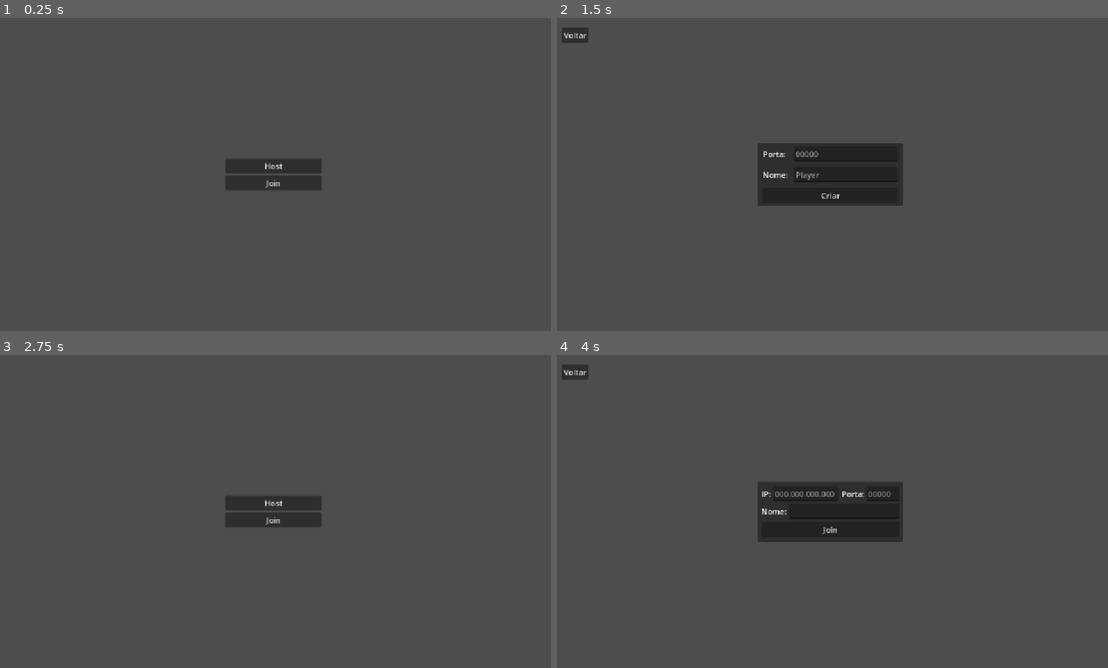
Above: before the commit, frames 1-4 (two rows, left to right).
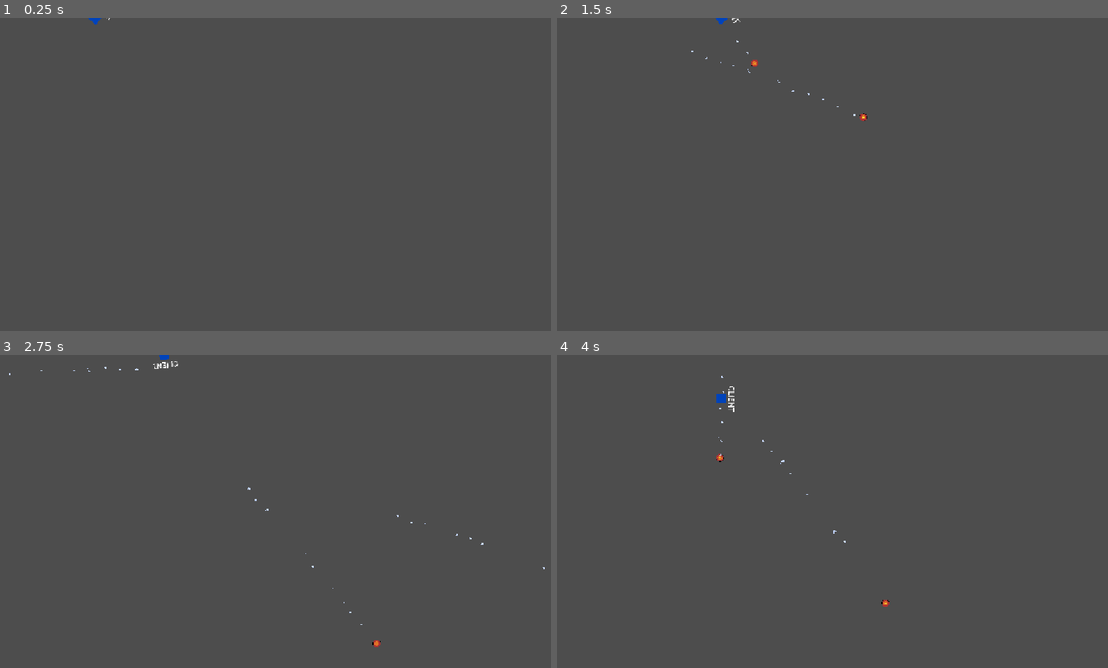
Above: after the commit, the same moments.

Repository: Pedr0P4/magikast
Game: Godot game, scene res://scenes/UI/menu.tscn
The game is run twice, just before and just after one commit, with the same random seed, the same clock (stepped at 60 frames per second) and the same inputs.
Inputs (mouse positions are in pixels of both pictures, inside the frame that each line leads up to):
- Up to frame 1 (0.25 s): no input
- Up to frame 2 (1.5 s): tap Enter at 0.5 s; move the mouse to (953, 158) at 0.52 s; press the mouse at (953, 158) at 0.53 s; hold D (move_right) 0.53-1.25 s; release the mouse at (953, 158) at 1.25 s; click (832, 165) at 1.25 s, where only the run before the commit has a clickable "Host"
- Up to frame 3 (2.75 s): click (16, 370) at 2 s, where only the run before the commit has a clickable "Voltar"
- Up to frame 4 (4 s): click (832, 520) at 2.75 s, where only the run before the commit has a clickable "Join"; tap Space at 3.5 s; move the mouse to (716, 527) at 3.52 s; hold S (move_down) from 3.53 s (still down); click (716, 527) at 3.6 s

The runs differ from the first frame. In frame 1, 1.6% of the frame differs, in the area x 16-59%, y 0-55%; in frame 2, 5.4%, in the area x 0-63%, y 0-60%; in frame 3, 1.7%; in frame 4, 5.2%.

Commit message:
:construction: feat(game): Início da configuração dos poderes

Diff:
--- a/project.godot
+++ b/project.godot
@@ -58,6 +58,7 @@
 
 [rendering]
 
+textures/canvas_textures/default_texture_filter=0
 rendering_device/driver.windows="d3d12"
 renderer/rendering_method="gl_compatibility"
 renderer/rendering_method.mobile="gl_compatibility"
--- /dev/null
+++ b/resources/electric_bolt.tres
@@ -0,0 +1,11 @@
+[gd_resource type="Resource" script_class="PowerData" format=3 uid="uid://iaij3awe4uu8"]
+
+[ext_resource type="Script" uid="uid://cgcgtt47fj444" path="res://scripts/power_data.gd" id="1_bh3tr"]
+
+[resource]
+script = ExtResource("1_bh3tr")
+power_name = "Electric Bolt"
+eficiency = 5
+speed = 750.0
+is_attack = true
+metadata/_custom_type_script = "uid://cgcgtt47fj444"
--- /dev/null
+++ b/resources/fireball.tres
@@ -0,0 +1,12 @@
+[gd_resource type="Resource" script_class="PowerData" format=3 uid="uid://ej4bw11g12ns"]
+
+[ext_resource type="Script" uid="uid://cgcgtt47fj444" path="res://scripts/power_data.gd" id="1_6daih"]
+[ext_resource type="PackedScene" uid="uid://jq01yje4duyx" path="res://scenes/powers/fireball.tscn" id="1_scene"]
+
+[resource]
+script = ExtResource("1_6daih")
+power_name = "Fireball"
+eficiency = 10
+scene = ExtResource("1_scene")
+is_attack = true
+metadata/_custom_type_script = "uid://cgcgtt47fj444"
--- /dev/null
+++ b/resources/ice_wall.tres
@@ -0,0 +1,11 @@
+[gd_resource type="Resource" script_class="PowerData" format=3 uid="uid://dr1jxh5lm3vm3"]
+
+[ext_resource type="Script" uid="uid://cgcgtt47fj444" path="res://scripts/power_data.gd" id="1_dlwem"]
+
+[resource]
+script = ExtResource("1_dlwem")
+power_name = "Ice Wall"
+speed = 0.0
+cooldown = 15.0
+duration = 7.0
+metadata/_custom_type_script = "uid://cgcgtt47fj444"
--- /dev/null
+++ b/resources/wind_shield.tres
@@ -0,0 +1,11 @@
+[gd_resource type="Resource" script_class="PowerData" format=3 uid="uid://bkd6a1hurama0"]
+
+[ext_resource type="Script" uid="uid://cgcgtt47fj444" path="res://scripts/power_data.gd" id="1_s721v"]
+
+[resource]
+script = ExtResource("1_s721v")
+power_name = "Wind Shield"
+eficiency = 25
+speed = 0.0
+cooldown = 12.0
+metadata/_custom_type_script = "uid://cgcgtt47fj444"
--- /dev/null
+++ b/scenes/base_power.tscn
@@ -0,0 +1,21 @@
+[gd_scene format=3 uid="uid://dl5ki1uj5t6fu"]
+
+[ext_resource type="Script" uid="uid://c6mq0jn56h54o" path="res://scripts/base_power.gd" id="1_f42i3"]
+
+[sub_resource type="SceneReplicationConfig" id="SceneReplicationConfig_wt6h8"]
+properties/0/path = NodePath(".:position")
+properties/0/spawn = true
+properties/0/replication_mode = 1
+properties/1/path = NodePath(".:rotation")
+properties/1/spawn = true
+properties/1/replication_mode = 1
+
+[node name="BasePower" type="Area2D" unique_id=2017187276]
+script = ExtResource("1_f42i3")
+
+[node name="MultiplayerSynchronizer" type="MultiplayerSynchronizer" parent="." unique_id=1894445718]
+replication_config = SubResource("SceneReplicationConfig_wt6h8")
+
+[node name="Sprite" type="Sprite2D" parent="." unique_id=1099656921]
+
+[connection signal="body_entered" from="." to="." method="_on_body_entered"]
--- a/scenes/game.tscn
+++ b/scenes/game.tscn
@@ -9,7 +9,7 @@
 spawn_path = NodePath("../Players")
 
 [node name="ProjectileSpawner" type="MultiplayerSpawner" parent="." unique_id=2144715491]
-_spawnable_scenes = PackedStringArray("uid://dl5ki1uj5t6fu")
+_spawnable_scenes = PackedStringArray("uid://jq01yje4duyx", "uid://rbkscee5m0pb", "uid://b2ihlide2ven1", "uid://ddktq0ttdf3hr")
 spawn_path = NodePath("../Projectiles")
 
 [node name="Players" type="Node" parent="." unique_id=1250875405]
--- a/scenes/player.tscn
+++ b/scenes/player.tscn
@@ -41,3 +41,16 @@
 [node name="CooldownTest" type="Timer" parent="." unique_id=31207091]
 wait_time = 0.5
 one_shot = true
+
+[node name="Name" type="Label" parent="." unique_id=968796939]
+anchors_preset = 8
+anchor_left = 0.5
+anchor_top = 0.5
+anchor_right = 0.5
+anchor_bottom = 0.5
+offset_left = -20.0
+offset_top = -33.0
+offset_right = 20.0
+offset_bottom = -10.0
+grow_horizontal = 2
+grow_vertical = 2
--- /dev/null
+++ b/scenes/powers/electric_bolt.tscn
@@ -0,0 +1,65 @@
+[gd_scene format=3 uid="uid://rbkscee5m0pb"]
+
+[ext_resource type="PackedScene" uid="uid://dl5ki1uj5t6fu" path="res://scenes/base_power.tscn" id="1_24tux"]
+[ext_resource type="Script" uid="uid://cfrvl3oxhlhve" path="res://scripts/powers/electric_bolt.gd" id="2_5p6o4"]
+[ext_resource type="Texture2D" uid="uid://ddb6jyc7y6886" path="res://assets/electric_bolt.png" id="2_uulv5"]
+[ext_resource type="Texture2D" uid="uid://dhvdfgfbml2fb" path="res://assets/electric_bolt_explosion.png" id="3_uulv5"]
+[ext_resource type="Resource" uid="uid://iaij3awe4uu8" path="res://resources/electric_bolt.tres" id="3_data"]
+
+[sub_resource type="RectangleShape2D" id="RectangleShape2D_nj6qa"]
+size = Vector2(6, 10)
+
+[sub_resource type="AtlasTexture" id="AtlasTexture_5p6o4"]
+atlas = ExtResource("3_uulv5")
+region = Rect2(0, 0, 16, 16)
+
+[sub_resource type="AtlasTexture" id="AtlasTexture_blod8"]
+atlas = ExtResource("3_uulv5")
+region = Rect2(16, 0, 16, 16)
+
+[sub_resource type="AtlasTexture" id="AtlasTexture_50arp"]
+atlas = ExtResource("3_uulv5")
+region = Rect2(32, 0, 16, 16)
+
+[sub_resource type="AtlasTexture" id="AtlasTexture_tyu7a"]
+atlas = ExtResource("3_uulv5")
+region = Rect2(48, 0, 16, 16)
+
+[sub_resource type="SpriteFrames" id="SpriteFrames_nj6qa"]
+animations = [{
+"frames": [{
+"duration": 1.0,
+"texture": SubResource("AtlasTexture_5p6o4")
+}, {
+"duration": 1.0,
+"texture": SubResource("AtlasTexture_blod8")
+}, {
+"duration": 1.0,
+"texture": SubResource("AtlasTexture_50arp")
+}, {
+"duration": 1.0,
+"texture": SubResource("AtlasTexture_tyu7a")
+}],
+"loop": 1,
+"name": &"default",
+"speed": 15.0
+}]
+
+[node name="ElectricBolt" unique_id=2017187276 instance=ExtResource("1_24tux")]
+script = ExtResource("2_5p6o4")
+data = ExtResource("3_data")
+
+[node name="Sprite" type="Sprite2D" parent="." index="1" unique_id=1434315696]
+texture_filter = 1
+scale = Vector2(0.5, 0.5)
+texture = ExtResource("2_uulv5")
+
+[node name="Collision" type="CollisionShape2D" parent="." index="2" unique_id=1053474246]
+shape = SubResource("RectangleShape2D_nj6qa")
+
+[node name="Explosion" type="AnimatedSprite2D" parent="." index="3" unique_id=448674219]
+visible = false
+texture_filter = 1
+scale = Vector2(0.5, 0.5)
+sprite_frames = SubResource("SpriteFrames_nj6qa")
+frame_progress = 0.53550345
--- /dev/null
+++ b/scenes/powers/fireball.tscn
@@ -0,0 +1,98 @@
+[gd_scene format=3 uid="uid://jq01yje4duyx"]
+
+[ext_resource type="PackedScene" uid="uid://dl5ki1uj5t6fu" path="res://scenes/base_power.tscn" id="1_p157e"]
+[ext_resource type="Script" uid="uid://b88sa1745x371" path="res://scripts/powers/fireball.gd" id="2_p608r"]
+[ext_resource type="Texture2D" uid="uid://cvspyr4numclp" path="res://assets/fireball.png" id="2_vovsa"]
+[ext_resource type="Texture2D" uid="uid://c16lam64owknr" path="res://assets/fireball_explosion.png" id="3_0sd4l"]
+[ext_resource type="Texture2D" uid="uid://dtm6eb2icpdrb" path="res://assets/smoke1.png" id="5_flgpd"]
+[ext_resource type="Texture2D" uid="uid://bddet36uxow17" path="res://assets/smoke2.png" id="6_07eew"]
+
+[sub_resource type="AtlasTexture" id="AtlasTexture_p608r"]
+atlas = ExtResource("3_0sd4l")
+region = Rect2(0, 0, 32, 32)
+
+[sub_resource type="AtlasTexture" id="AtlasTexture_5ebgb"]
+atlas = ExtResource("3_0sd4l")
+region = Rect2(32, 0, 32, 32)
+
+[sub_resource type="AtlasTexture" id="AtlasTexture_flgpd"]
+atlas = ExtResource("3_0sd4l")
+region = Rect2(64, 0, 32, 32)
+
+[sub_resource type="AtlasTexture" id="AtlasTexture_07eew"]
+atlas = ExtResource("3_0sd4l")
+region = Rect2(96, 0, 32, 32)
+
+[sub_resource type="AtlasTexture" id="AtlasTexture_lde2p"]
+atlas = ExtResource("3_0sd4l")
+region = Rect2(128, 0, 32, 32)
+
+[sub_resource type="SpriteFrames" id="SpriteFrames_nj6qa"]
+animations = [{
+"frames": [{
+"duration": 1.0,
+"texture": SubResource("AtlasTexture_p608r")
+}, {
+"duration": 1.0,
+"texture": SubResource("AtlasTexture_5ebgb")
+}, {
+"duration": 1.0,
+"texture": SubResource("AtlasTexture_flgpd")
+}, {
+"duration": 1.0,
+"texture": SubResource("AtlasTexture_07eew")
+}, {
+"duration": 1.0,
+"texture": SubResource("AtlasTexture_lde2p")
+}],
+"loop": 0,
+"name": &"default",
+"speed": 15.0
+}]
+
+[sub_resource type="CircleShape2D" id="CircleShape2D_nj6qa"]
+radius = 8.0
+
+[sub_resource type="ParticleProcessMaterial" id="ParticleProcessMaterial_lde2p"]
+particle_flag_disable_z = true
+emission_shape = 1
+emission_sphere_radius = 7.54
+gravity = Vector3(0, 98, 0)
+scale_min = 0.19999999
+scale_max = 0.39999998
+
+[sub_resource type="ParticleProcessMaterial" id="ParticleProcessMaterial_nj6qa"]
+particle_flag_disable_z = true
+emission_shape = 1
+emission_sphere_radius = 7.54
+gravity = Vector3(0, 98, 0)
+scale_min = 0.29999998
+scale_max = 0.5
+
+[node name="Fireball" unique_id=2017187276 node_paths=PackedStringArray("explosion_animation") instance=ExtResource("1_p157e")]
+script = ExtResource("2_p608r")
+explosion_animation = NodePath("Explosion")
+
+[node name="Sprite" parent="." index="1" unique_id=1099656921]
+scale = Vector2(0.5, 0.5)
+texture = ExtResource("2_vovsa")
+
+[node name="Explosion" type="AnimatedSprite2D" parent="." index="2" unique_id=966411553]
+visible = false
+sprite_frames = SubResource("SpriteFrames_nj6qa")
+frame_progress = 0.9706793
+
+[node name="Collision" type="CollisionShape2D" parent="." index="3" unique_id=260862558]
+shape = SubResource("CircleShape2D_nj6qa")
+
+[node name="Smoke2" type="GPUParticles2D" parent="." index="4" unique_id=827395825]
+amount = 15
+amount_ratio = 0.3805
+texture = ExtResource("6_07eew")
+process_material = SubResource("ParticleProcessMaterial_lde2p")
+
+[node name="Smoke1" type="GPUParticles2D" parent="." index="5" unique_id=565799107]
+amount = 15
+amount_ratio = 0.3805
+texture = ExtResource("5_flgpd")
+process_material = SubResource("ParticleProcessMaterial_nj6qa")
--- /dev/null
+++ b/scenes/powers/ice_wall.tscn
@@ -0,0 +1,55 @@
+[gd_scene format=3 uid="uid://b2ihlide2ven1"]
+
+[ext_resource type="PackedScene" uid="uid://dl5ki1uj5t6fu" path="res://scenes/base_power.tscn" id="1_sdvwe"]
+[ext_resource type="Texture2D" uid="uid://ckfc00ys7b0bl" path="res://assets/ice_wall.png" id="2_1mhgp"]
+
+[sub_resource type="AtlasTexture" id="AtlasTexture_af7vb"]
+atlas = ExtResource("2_1mhgp")
+region = Rect2(0, 0, 64, 32)
+
+[sub_resource type="AtlasTexture" id="AtlasTexture_55a3g"]
+atlas = ExtResource("2_1mhgp")
+region = Rect2(64, 0, 64, 32)
+
+[sub_resource type="AtlasTexture" id="AtlasTexture_f8la7"]
+atlas = ExtResource("2_1mhgp")
+region = Rect2(128, 0, 64, 32)
+
+[sub_resource type="AtlasTexture" id="AtlasTexture_f07qj"]
+atlas = ExtResource("2_1mhgp")
+region = Rect2(192, 0, 64, 32)
+
+[sub_resource type="SpriteFrames" id="SpriteFrames_nj6qa"]
+animations = [{
+"frames": [{
+"duration": 1.0,
+"texture": SubResource("AtlasTexture_af7vb")
+}, {
+"duration": 1.0,
+"texture": SubResource("AtlasTexture_55a3g")
+}, {
+"duration": 1.0,
+"texture": SubResource("AtlasTexture_f8la7")
+}, {
+"duration": 1.0,
+"texture": SubResource("AtlasTexture_f07qj")
+}],
+"loop": 1,
+"name": &"icewall",
+"speed": 0.0
+}]
+
+[sub_resource type="RectangleShape2D" id="RectangleShape2D_nj6qa"]
+size = Vector2(90, 21)
+
+[node name="IceWall" unique_id=2017187276 instance=ExtResource("1_sdvwe")]
+
+[node name="Sprite2" type="AnimatedSprite2D" parent="." index="1" unique_id=1962651850]
+texture_filter = 1
+scale = Vector2(1.5, 1.5)
+sprite_frames = SubResource("SpriteFrames_nj6qa")
+animation = &"icewall"
+
+[node name="Collision" type="CollisionShape2D" parent="." index="2" unique_id=1598502883]
+position = Vector2(0, -1.5)
+shape = SubResource("RectangleShape2D_nj6qa")
--- /dev/null
+++ b/scenes/powers/wind_shield.tscn
@@ -0,0 +1,12 @@
+[gd_scene format=3 uid="uid://ddktq0ttdf3hr"]
+
+[ext_resource type="PackedScene" uid="uid://dl5ki1uj5t6fu" path="res://scenes/base_power.tscn" id="1_88q1k"]
+[ext_resource type="Texture2D" uid="uid://br3kw5yr6ryci" path="res://assets/wind_shield.png" id="2_fyfam"]
+[ext_resource type="Resource" uid="uid://bkd6a1hurama0" path="res://resources/wind_shield.tres" id="3_data"]
+
+[node name="WindShield" unique_id=2017187276 instance=ExtResource("1_88q1k")]
+data = ExtResource("3_data")
+
+[node name="Sprite" type="Sprite2D" parent="." index="1" unique_id=1930127315]
+texture_filter = 1
+texture = ExtResource("2_fyfam")
--- a/scenes/shoot.tscn
+++ /dev/null
@@ -1,39 +0,0 @@
-[gd_scene format=3 uid="uid://dl5ki1uj5t6fu"]
-
-[ext_resource type="Script" uid="uid://c6mq0jn56h54o" path="res://scripts/shoot.gd" id="1_wt6h8"]
-
-[sub_resource type="RectangleShape2D" id="RectangleShape2D_nj6qa"]
-size = Vector2(10, 10)
-
-[sub_resource type="SceneReplicationConfig" id="SceneReplicationConfig_wt6h8"]
-properties/0/path = NodePath(".:position")
-properties/0/spawn = true
-properties/0/replication_mode = 1
-properties/1/path = NodePath(".:rotation")
-properties/1/spawn = true
-properties/1/replication_mode = 1
-
-[node name="Shoot" type="Area2D" unique_id=2017187276]
-script = ExtResource("1_wt6h8")
-
-[node name="ColorRect" type="ColorRect" parent="." unique_id=1449814260]
-anchors_preset = 8
-anchor_left = 0.5
-anchor_top = 0.5
-anchor_right = 0.5
-anchor_bottom = 0.5
-offset_left = -5.0
-offset_top = -5.0
-offset_right = 5.0
-offset_bottom = 5.0
-grow_horizontal = 2
-grow_vertical = 2
-color = Color(1, 0, 0, 1)
-
-[node name="CollisionShape2D" type="CollisionShape2D" parent="." unique_id=1060609352]
-shape = SubResource("RectangleShape2D_nj6qa")
-
-[node name="MultiplayerSynchronizer" type="MultiplayerSynchronizer" parent="." unique_id=1894445718]
-replication_config = SubResource("SceneReplicationConfig_wt6h8")
-
-[connection signal="body_entered" from="." to="." method="_on_body_entered"]
--- /dev/null
+++ b/scripts/base_power.gd
@@ -0,0 +1,42 @@
+class_name BasePower
+extends Area2D
+
+@export var explosion_animation: AnimatedSprite2D;
+
+@onready var sprite: Sprite2D = $Sprite;
+
+var creator_id: int;
+var data: PowerData;
+
+func _ready() -> void:
+	if explosion_animation:
+		explosion_animation.animation_finished.connect(_on_explosion_finished);
+	else:
+		print("ERRO: AnimatedSprite2D de explosão não está atribuído no Inspetor!");
+
+func _physics_process(delta: float) -> void:
+	if(data.is_attack):
+		global_position += transform.x * data.speed * delta;
+
+func _on_body_entered(body: Node2D) -> void:
+	if body.name == str(creator_id): return;
+
+	set_physics_process(false);
+
+	sprite.visible = false;
+	if explosion_animation:
+		explosion_animation.visible = true;
+		explosion_animation.play();
+		print("Começou!");
+
+	set_deferred("monitoring", false);
+
+	if not multiplayer.is_server(): return;
+
+	print(body.player_name + " Tomou");
+
+func _on_explosion_finished() -> void:
+	print("Terminou!");
+	if multiplayer.is_server():
+		queue_free();
+		print("ACABOU A ANIMAÇÃO");
--- a/scripts/game.gd
+++ b/scripts/game.gd
@@ -12,13 +12,30 @@
 		var players = NetworkHandler.players
 		for p in players:
 			spawn_player(p, players[p]["name"]);
+		multiplayer.peer_connected.connect(_on_peer_connected);
+		multiplayer.peer_disconnected.connect(_on_peer_disconnected);
+
+func _on_peer_connected(id: int) -> void:
+	var p_name = "Player " + str(id);
+	if NetworkHandler.players.has(id):
+		p_name = NetworkHandler.players[id]["name"]
+
+	spawn_player(id, p_name)
+
+func _on_peer_disconnected(id: int) -> void:
+	# Deleta o boneco do jogador quando ele fechar a janela
+	var player_node = players_node.get_node_or_null(str(id))
+	if player_node:
+		player_node.queue_free()
 
 func spawn_player(id: int, player_name: String):
 	player_spawner.spawn({"id": id, "name": player_name});
 
 func _spawn(data: Variant) -> Player:
 	var player: Player = player_scene.instantiate();
+	player.current_power = load("res://resources/fireball.tres");
 	player.player_id = data.id;
+	player.name = str(data.id);
 	player.player_name = data.name;
 	player.global_position.x = randi_range(200, 800);
 	player.set_multiplayer_authority(player.player_id);
--- a/scripts/menu.gd
+++ b/scripts/menu.gd
@@ -9,6 +9,42 @@
 @onready var client_ip_input = $JoinPanel/MarginContainer/VBoxContainer/HBoxContainer/HBoxContainer/IPInput;
 @onready var client_port_input = $JoinPanel/MarginContainer/VBoxContainer/HBoxContainer/HBoxContainer2/PortInput;
 @onready var client_name_input = $JoinPanel/MarginContainer/VBoxContainer/HBoxContainer2/NameInput;
+
+const PORT = 7777;
+const JOINING = "Joining";
+const JOINED = "Joined";
+
+func _ready() -> void:
+	iniciar_partida_debug();
+
+func iniciar_partida_debug() -> void:
+	var peer = ENetMultiplayerPeer.new()
+
+	# Tenta criar o servidor
+	var erro = peer.create_server(PORT, 4)
+
+	if erro == OK:
+		# Deu certo! Esta é a primeira janela que abriu.
+		multiplayer.multiplayer_peer = peer
+		NetworkHandler.players[multiplayer.get_unique_id()] = {
+			"name" : "HOST",
+			"status" : JOINED
+		};
+		get_tree().call_deferred("change_scene_to_file", "res://scenes/game.tscn")
+	else:
+		# Deu erro! A porta já está sendo usada pela Janela 1.
+		# Então, vamos virar cliente e conectar nela!
+		print("Porta ocupada. Virando CLIENTE e conectando...")
+
+		# Limpa o peer antigo e cria um novo como cliente
+		peer = ENetMultiplayerPeer.new()
+		peer.create_client("127.0.0.1", PORT)
+		multiplayer.multiplayer_peer = peer
+		NetworkHandler.players[multiplayer.get_unique_id()] = {
+			"name" : "CLIENT",
+			"status" : JOINED
+		};
+		get_tree().call_deferred("change_scene_to_file", "res://scenes/game.tscn")
 
 func _on_host_button_pressed() -> void:
 	menu_buttons.visible = false;
--- a/scripts/player.gd
+++ b/scripts/player.gd
@@ -2,18 +2,19 @@
 extends CharacterBody2D
 
 @export var speed: float = 200.0;
+var current_power: PowerData = load("res://resources/fireball.tres");
 
 @onready var power_spot: Marker2D = $PowerSpot;
 @onready var cd: Timer = $CooldownTest;
+@onready var name_label: Label = $Name;
 
 var can_shoot: bool = true;
-
 var player_name: String;
 var player_id: int;
-var shoot_scene: PackedScene = preload("res://scenes/shoot.tscn");
 
 func _ready() -> void:
 	if is_multiplayer_authority():
+		name_label.text = NetworkHandler.players[multiplayer.get_unique_id()]["name"];
 		cd.timeout.connect(_on_cd_timeout);
 
 func _unhandled_input(event: InputEvent) -> void:
@@ -21,7 +22,7 @@
 		return;
 
 	if event.is_action_pressed("attack") and can_shoot:
-		request_attack.rpc_id(1, rotation, global_position);
+		request_attack.rpc_id(1, rotation);
 		can_shoot = false;
 		cd.start();
 		print(player_name + " atirou!");
@@ -41,14 +42,16 @@
 	look_at(get_global_mouse_position());
 
 @rpc("any_peer", "call_local", "reliable")
-func request_attack(player_rotation: float, player_position: Vector2) -> void:
-	var shoot: Area2D = shoot_scene.instantiate();
-	var shooter_id: int = multiplayer.get_remote_sender_id();
+func request_attack(player_rotation: float) -> void:
+	var power: BasePower = current_power.scene.instantiate();
+	var sender_id: int = multiplayer.get_remote_sender_id();
 
-	shoot.name = "Proj_" + str(shooter_id) + "_" + str(Time.get_ticks_usec());
-	shoot.rotation = player_rotation;
-	shoot.global_position = player_position;
-	get_node("../../Projectiles").add_child(shoot);
+	power.data = current_power;
+	power.creator_id = sender_id;
+	power.name = "Proj_" + str(sender_id) + "_" + str(Time.get_ticks_usec());
+	power.rotation = player_rotation;
+	power.global_position = power_spot.global_position;
+	get_node("../../Projectiles").add_child(power);
 
 func _on_cd_timeout() -> void:
 	if is_multiplayer_authority():
--- /dev/null
+++ b/scripts/power_data.gd
@@ -0,0 +1,11 @@
+class_name PowerData
+extends Resource
+
+@export var power_name: String;
+@export var eficiency: int;
+@export var speed: float = 500.0;
+@export var cooldown: float = 1.5;
+@export var duration: float = 5.0;
+@export var scene: PackedScene;
+@export var icon: Texture2D;
+@export var is_attack: bool;
--- /dev/null
+++ b/scripts/powers/electric_bolt.gd
@@ -0,0 +1 @@
+extends BasePower
--- /dev/null
+++ b/scripts/powers/fireball.gd
@@ -0,0 +1,5 @@
+extends BasePower
+
+func _ready() -> void:
+	if not data:
+		data = load("res://resources/fireball.tres");
--- a/scripts/shoot.gd
+++ /dev/null
@@ -1,11 +0,0 @@
-extends Area2D
-
-@export var speed: float = 600.0;
-
-func _physics_process(delta: float) -> void:
-	global_position += transform.x * speed * delta;
-
-func _on_body_entered(body: Node2D) -> void:
-	if not multiplayer.is_server():
-		return;
-	print(body.player_name + " Tomou");
Binary file added: assets/ase/electric_bolt.aseprite
Binary file added: assets/ase/electric_bolt_explosion.aseprite
Binary file added: assets/ase/fireball.aseprite
Binary file added: assets/ase/fireball_explosion.aseprite
Binary file added: assets/ase/ice_wall.aseprite
Binary file added: assets/ase/smoke_01.aseprite
Binary file added: assets/ase/stun_effect.aseprite
Binary file added: assets/ase/wind_shield.aseprite
Binary file added: assets/electric_bolt.png
Not shown, added: assets/electric_bolt.png.import
Binary file added: assets/electric_bolt_explosion.png
Not shown, added: assets/electric_bolt_explosion.png.import
(and 18 more such lines)
